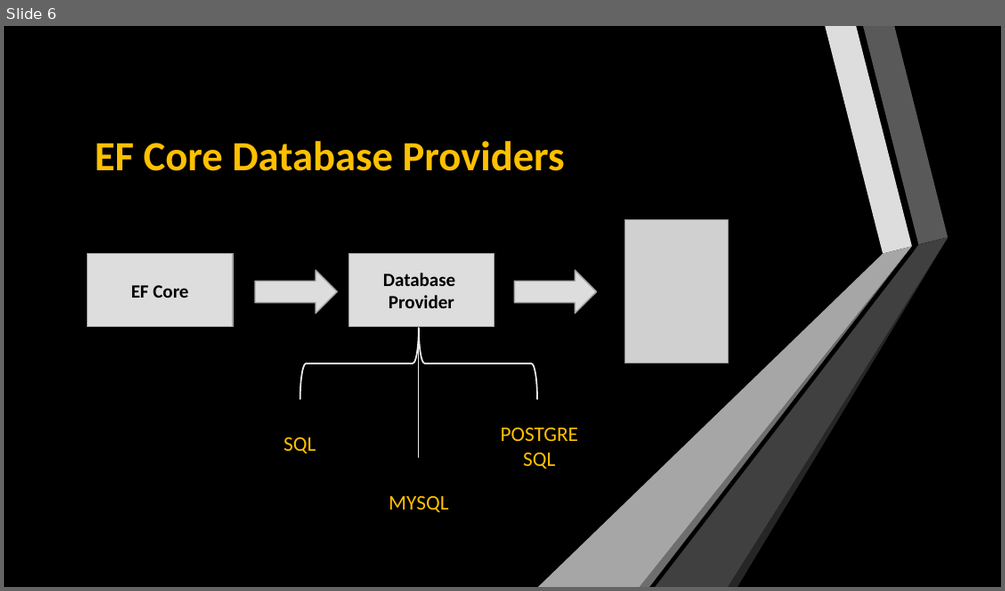
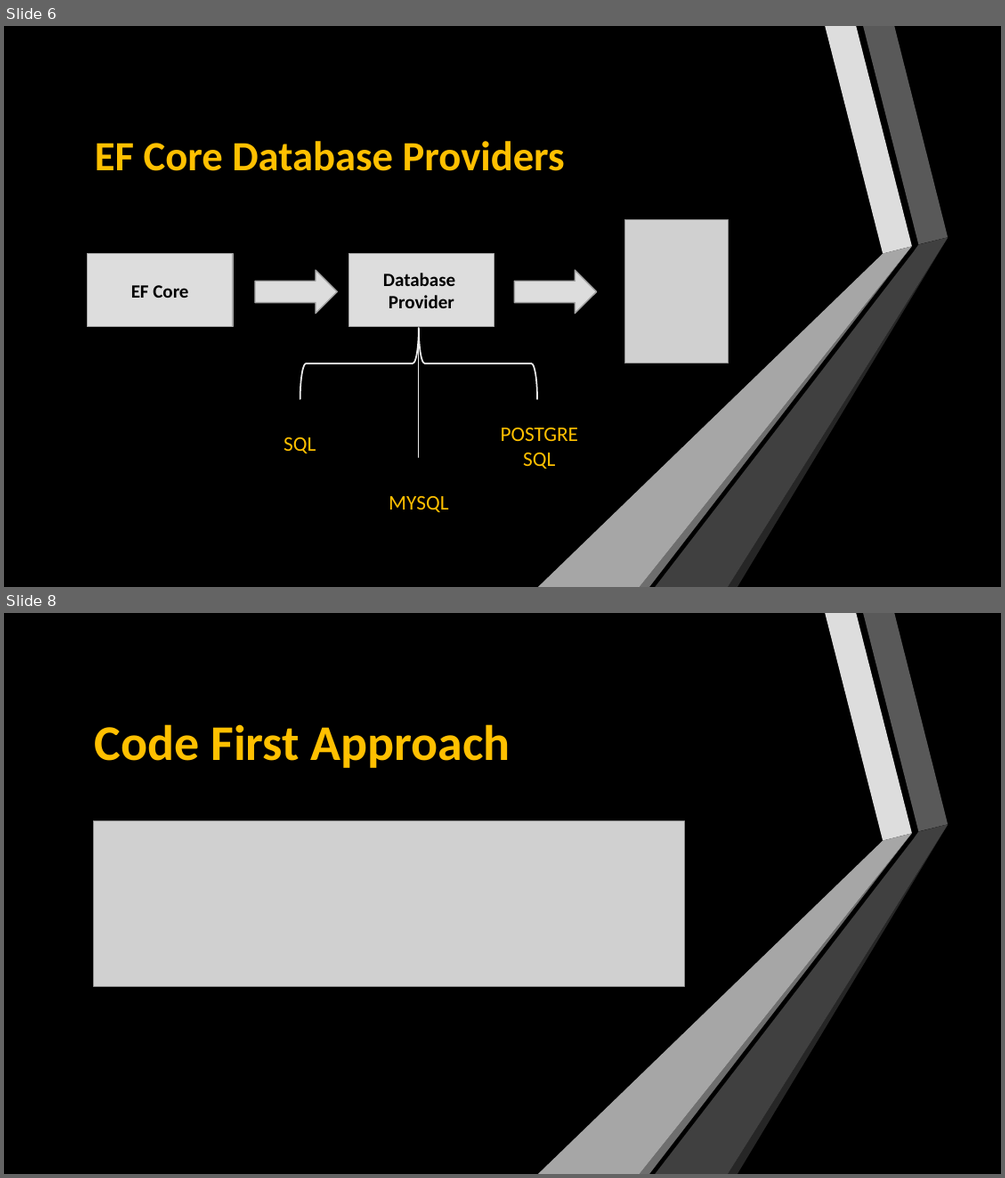
Before and after one commit to Marium-Younus/ASP_MVC_Core, a slide deck: PowerPoint Presentation/Entity Framework ASP.NET Core.pptx. Shown one above the other, each under a label of ours: slide 6 before the commit, slides 6 and 8 after it; the slides between them are not shown. The pictures are 1005x591 and 1005x1178 pixels, drawn with LibreOffice and Linux fonts; fonts in the diff are those of the drawing; grey boxes stand for pictures. Boxes give left, top, right and bottom in pixels: in the first picture for what was removed or moved away, otherwise in the second. Text is boxed around its words. In the diff, an @@ line names an element or a change of style, - is before the commit and + after.

```diff
--- a/PowerPoint Presentation/Entity Framework ASP.NET Core.pptx
+++ b/PowerPoint Presentation/Entity Framework ASP.NET Core.pptx
@@ slide 8 added at (x1=4, y1=613, x2=1001, y2=1174), background #000000; not listed: 6 template elements that a slide beside it also shows @@
@@ rectangle added at (x1=4, y1=613, x2=1001, y2=1174), fill #000000 @@
@@ title added at (x1=95, y1=724, x2=510, y2=768), 48 pt, text #FFC000, bold @@
+Code First Approach
@@ picture added at (x1=93, y1=821, x2=685, y2=986) @@
@@ group added at (x1=538, y1=613, x2=948, y2=1174): 6 freeform shapes @@
```
Also in this commit, not shown: 9 other slides added.
